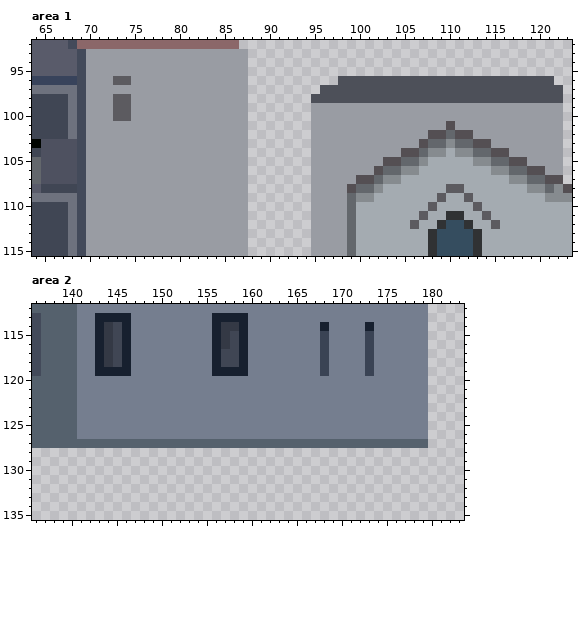
Pixel-art file: Aseprite Work/BienHoafarbuilding.aseprite. Above: the version before the commit.
300x180 pixels, 1 frame. Colours within 5 levels of each other are drawn and written as one. Shown: area 1: x 64..123, y 92..115; area 2: x 136..183, y 112..135. The commit also changed other parts of the picture, which this record leaves out.
After:
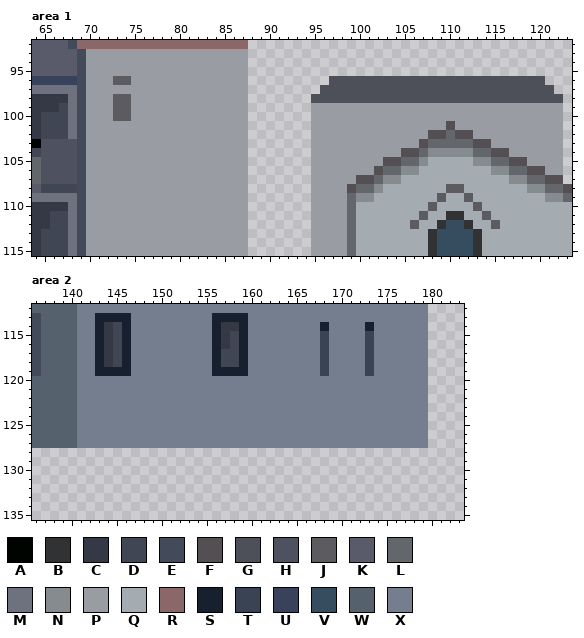
Palette (. is transparent): A #000400  B #303234  C #343945  D #404654  E #434a5a  F #544f53  G #4d5059  H #4e5160  J #5c5b60  K #595b6a  L #63676c  M #6e727e  N #868b8f  P #999ca3  Q #a4abb1  R #8b6769  S #17202f  T #3a4354  U #38435b  V #354d5f  W #55616d  X #757e8f
From old to new:
--- area 1
@@ x 85..89 @@
- 92 RR...
+ 92 RRR..
  93 PPP..
@@ x 64..123 @@
  95 KKKKKEPPPPPPPPPPPPPPPPPP....................................
- 96 UUUUUEPPPJJPPPPPPPPPPPPP..........GGGGGGGGGGGGGGGGGGGGGGGG..
- 97 MMMMMEPPPPPPPPPPPPPPPPPP........GGGGGGGGGGGGGGGGGGGGGGGGGGG.
- 98 DDDDMEPPPJJPPPPPPPPPPPPP.......GGGGGGGGGGGGGGGGGGGGGGGGGGGG.
- 99 DDDDMEPPPJJPPPPPPPPPPPPP.......PPPPPPPPPPPPPPPPPPPPPPPPPPPP.
-100 DDDDMEPPPJJPPPPPPPPPPPPP.......PPPPPPPPPPPPPPPPPPPPPPPPPPPP.
-101 DDDDMEPPPPPPPPPPPPPPPPPP.......PPPPPPPPPPPPPPPFPPPPPPPPPPPP.
-102 DDDDMEPPPPPPPPPPPPPPPPPP.......PPPPPPPPPPPPPFFLFFPPPPPPPPPP.
-103 AHHHHEPPPPPPPPPPPPPPPPPP.......PPPPPPPPPPPPFLLNLLFFPPPPPPPP.
-104 DHHHHEPPPPPPPPPPPPPPPPPP.......PPPPPPPPPPFFLNNQNNLLFFPPPPPP.
+ 96 UUUUUEPPPJJPPPPPPPPPPPPP.........GGGGGGGGGGGGGGGGGGGGGGGG...
+ 97 MMMMMEPPPPPPPPPPPPPPPPPP........GGGGGGGGGGGGGGGGGGGGGGGGGG..
+ 98 CCCCMEPPPJJPPPPPPPPPPPPP.......GGGGGGGGGGGGGGGGGGGGGGGGGGGG.
+ 99 CCCDMEPPPJJPPPPPPPPPPPPP.......PPPPPPPPPPPPPPPPPPPPPPPPPPPP.
+100 CDDDMEPPPJJPPPPPPPPPPPPP.......PPPPPPPPPPPPPPPPPPPPPPPPPPPP.
+101 CDDDMEPPPPPPPPPPPPPPPPPP.......PPPPPPPPPPPPPPPFPPPPPPPPPPPP.
+102 CDDDMEPPPPPPPPPPPPPPPPPP.......PPPPPPPPPPPPPFFLFFPPPPPPPPPP.
+103 AHHHHEPPPPPPPPPPPPPPPPPP.......PPPPPPPPPPPPFLLLLLFFPPPPPPPP.
+104 DHHHHEPPPPPPPPPPPPPPPPPP.......PPPPPPPPPPFFLNNNNNLLFFPPPPPP.
 105 LHHHHEPPPPPPPPPPPPPPPPPP.......PPPPPPPPFFLLNQQQQQNNLLFFPPPP.
@@ x 64..123 @@
 107 LHHHHEPPPPPPPPPPPPPPPPPP.......PPPPPFFLNNQQQQQQQQQQQQNNLLFF.
-108 KDDDDEPPPPPPPPPPPPPPPPPP.......PPPPFLLNQQQQQQQJJQQQQQQQNNLNF
-109 MMMMMEPPPPPPPPPPPPPPPPPP.......PPPPLNNQQQQQQQJQQJQQQQQQQQNNN
-110 DDDDMEPPPPPPPPPPPPPPPPPP.......PPPPLQQQQQQQQJQQQQJQQQQQQQQQQ
-111 DDDDMEPPPPPPPPPPPPPPPPPP.......PPPPLQQQQQQQJQQBBQQJQQQQQQQQQ
-112 DDDDMEPPPPPPPPPPPPPPPPPP.......PPPPLQQQQQQJQQBVVBQQJQQQQQQQQ
-113 DDDDMEPPPPPPPPPPPPPPPPPP.......PPPPLQQQQQQQQBVVVVBQQQQQQQQQQ
-114 DDDDMEPPPPPPPPPPPPPPPPPP.......PPPPLQQQQQQQQBVVVVBQQQQQQQQQQ
-115 DDDDMEPPPPPPPPPPPPPPPPPP.......PPPPLQQQQQQQQBVVVVBQQQQQQQQQQ
+108 KDDDDEPPPPPPPPPPPPPPPPPP.......PPPPFLLNQQQQQQQJJQQQQQQQNNLLF
+109 MMMMMEPPPPPPPPPPPPPPPPPP.......PPPPLNNQQQQQQQJQQJQQQQQQQQNNL
+110 CCCCMEPPPPPPPPPPPPPPPPPP.......PPPPLQQQQQQQQJQQQQJQQQQQQQQQQ
+111 CCDDMEPPPPPPPPPPPPPPPPPP.......PPPPLQQQQQQQJQQBBQQJQQQQQQQQQ
+112 CCDDMEPPPPPPPPPPPPPPPPPP.......PPPPLQQQQQQJQQBVVBQQJQQQQQQQQ
+113 CDDDMEPPPPPPPPPPPPPPPPPP.......PPPPLQQQQQQQQBVVVVBQQQQQQQQQQ
+114 CDDDMEPPPPPPPPPPPPPPPPPP.......PPPPLQQQQQQQQBVVVVBQQQQQQQQQQ
+115 CDDDMEPPPPPPPPPPPPPPPPPP.......PPPPLQQQQQQQQBVVVVBQQQQQQQQQQ
--- area 2
@@ x 136..183 @@
 126 WWWWWXXXXXXXXXXXXXXXXXXXXXXXXXXXXXXXXXXXXXXX....
-127 WWWWWWWWWWWWWWWWWWWWWWWWWWWWWWWWWWWWWWWWWWWW....
+127 WWWWWXXXXXXXXXXXXXXXXXXXXXXXXXXXXXXXXXXXXXXX....
 128 ................................................
